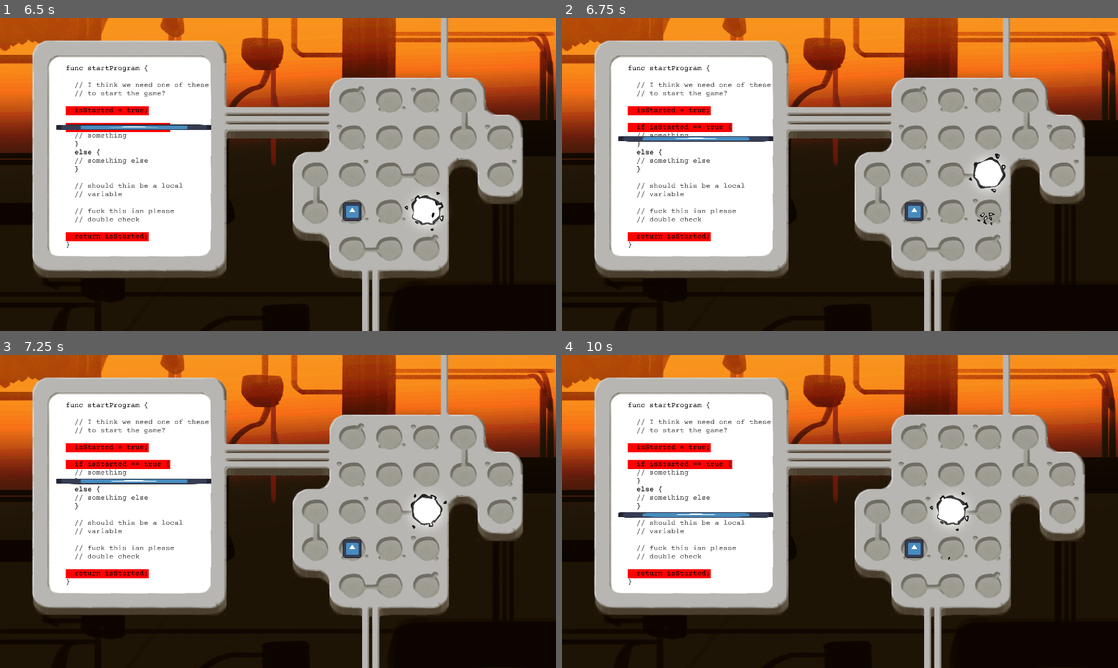
Above: before the commit, frames 1-4 (two rows, left to right).
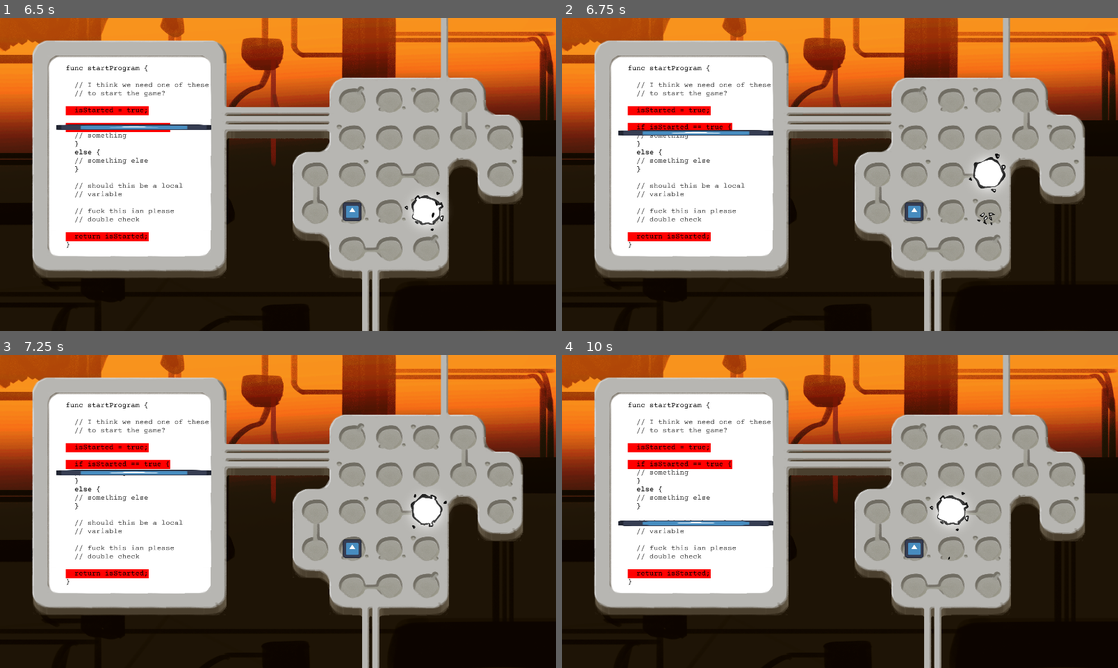
Above: after the commit, the same moments.

Repository: Lukko-Digital/brackeys-jam-2025-1
Game: Godot game, scene res://src/main.tscn
The game is run twice, just before and just after one commit, with the same random seed, the same clock (stepped at 60 frames per second) and the same inputs. The engine's default icon, where the game draws it, is replaced by a stand-in: a white triangle on a blue panel in a dark square.
Inputs:
- Up to frame 1 (6.5 s): hold D (right) 0.53-1.28 s; hold E (interact) 0.53-1.28 s; hold S (down) 1.28-2.03 s; tap E (interact) every 1.5 s from 1.35 to 5.85 s; hold D (right) 2.03-2.78 s; hold E (interact) 2.03-2.78 s; hold W (up) 2.78-3.53 s; hold E (interact) 3.53-4.28 s; hold A (left) 3.53-5.03 s; hold S (down) 5.03-5.78 s; hold E (interact) 5.03-5.78 s; hold D (right) from 5.78 s (still down)
- Up to frame 2 (6.75 s): release D (right) at 6.53 s; hold W (up) from 6.53 s (still down); hold E (interact) from 6.53 s (still down)
- Up to frame 3 (7.25 s): keep holding W (up); keep holding E (interact)
- Up to frame 4 (10 s): release W (up) at 7.28 s; release E (interact) at 7.28 s; hold D (right) 7.28-8.03 s; tap E (interact) at 7.35, 8.85 s; hold S (down) 8.03-8.78 s; hold E (interact) 8.03-8.78 s; hold A (left) 8.78-9.53 s; hold W (up) from 9.53 s (still down); hold E (interact) from 9.53 s (still down)

Frame 1 is identical in both runs. In frame 2, 1.0% of the frame differs, in the area x 10-38%, y 35-40%; in frame 3, 0.9%; in frame 4, 1.0%.

Commit message:
fixed if else

Diff:
--- a/src/level_elements/level_code_handler.gd
+++ b/src/level_elements/level_code_handler.gd
@@ -75,9 +75,11 @@
 		if tos > -1:
 			move_pointer_n_lines(tos - current_line - 1, LINE_ADVANCE_TIME)
 		if tos == -1:
-			var next_line = raw_code_array[current_line + 1].split(" ")
+			var next_line = raw_code_array[current_line + 1].strip_edges().split(" ")
+			print(next_line)
 			if next_line[0] == "else":
 				advance_after_next_closed_curly()
+				print("asdfasdfasdfasdfasdf")
 
 	elif tokens[0] == "else":
 		stack.append(-2)
@@ -88,6 +90,7 @@
 
 
 func evaluate_expression(expression: String):
+	expression = expression.replace(";", "")
 	if expression.is_valid_int():
 		return expression.to_int()
 	elif expression == "true":
@@ -107,6 +110,8 @@
 func evalute_while_line(tokens: Array[String]):
 	if vairables[tokens[1]].value == evaluate_expression(tokens[3]):
 		stack.append(current_line)
+	else:
+		advance_after_next_closed_curly()
 
 func move_pointer_n_lines(lines: int, time: float):
 	var tween: Tween = create_tween()
@@ -119,7 +124,7 @@
 	)
 
 func advance_after_next_closed_curly():
-	var curly_idx = current_line
+	var curly_idx = current_line + 1
 	while "}" not in raw_code_array[curly_idx]:
 		curly_idx += 1
 		if curly_idx >= raw_code_array.size():
--- a/src/variables/boolean_variable.gd
+++ b/src/variables/boolean_variable.gd
@@ -1,2 +1,6 @@
 extends Moveable
 class_name BooleanVariable
+
+func _ready() -> void:
+    super()
+    value = true
